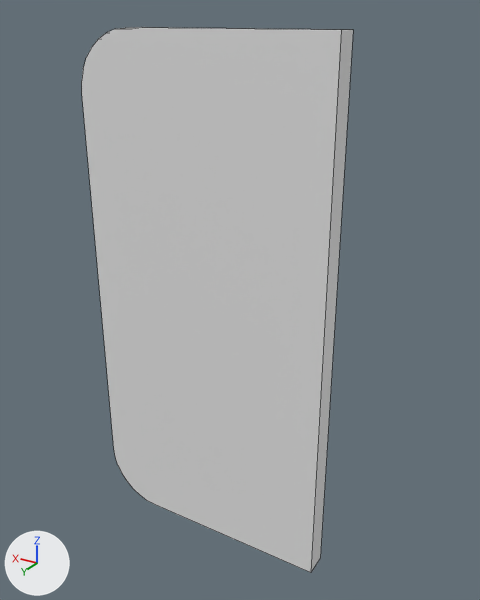
Before and after pictures for a commit that changed the FBX model BlenderFiles/Exports/leftDoor.fbx.
One viewpoint serves both versions: a camera (50 mm lens) standing at (-0.89, 2.1, 2.3) and looking at (0.43, -0.1, 1.2). The lights are fixed; the arrows at lower left show +X, +Y and +Z. Mesh edges are drawn as thin lines. Materials are left out; every surface is plain grey. Where no turn or scale is listed for an object, it has been applied to the vertices.

Names of what the first picture shows: 'leftDoor'.
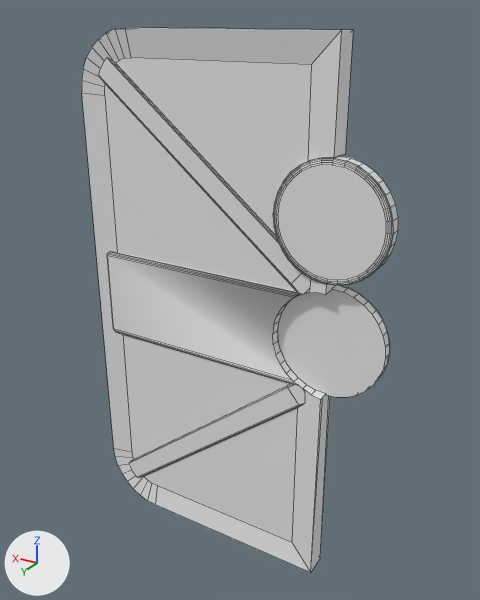
Location of each change, (x1, y1, x2, y2) in pixels of the pictures (480 x 600 px):
'leftDoor', reshaped (17% wider)
    before: (82, 27, 353, 572)
    after: (82, 27, 398, 572)
part 1 of me_leftdoor, added
    after: (82, 28, 398, 572)

The change, as a list of edits to the scene's bpy script:
```text
Change me_leftdoor:
    used by ob_leftdoor; location = (0.0, 0.0, 0.0)
    remove me_leftdoor.from_pydata(...)  # 40 vertices, 22 faces; spans x 0.0..1.13, y -0.1..0.0, z 0.0..2.25
    add me_leftdoor.from_pydata(...)  # 812 vertices, 588 faces; spans x -0.23..1.13, y -0.1..0.01, z 0.0..2.25
    me_leftdoor part 1: 772 vertices added at x -0.23..1.07, y -0.1..0.01, z 0.11..2.14
```
